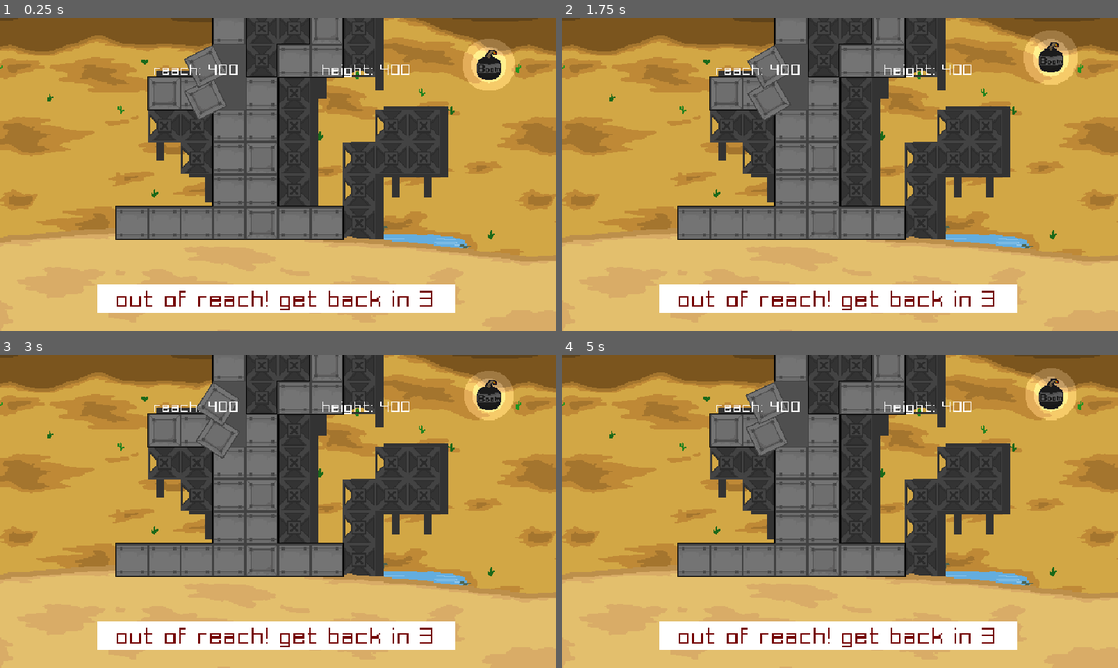
Above: before the commit, frames 1-4 (two rows, left to right).
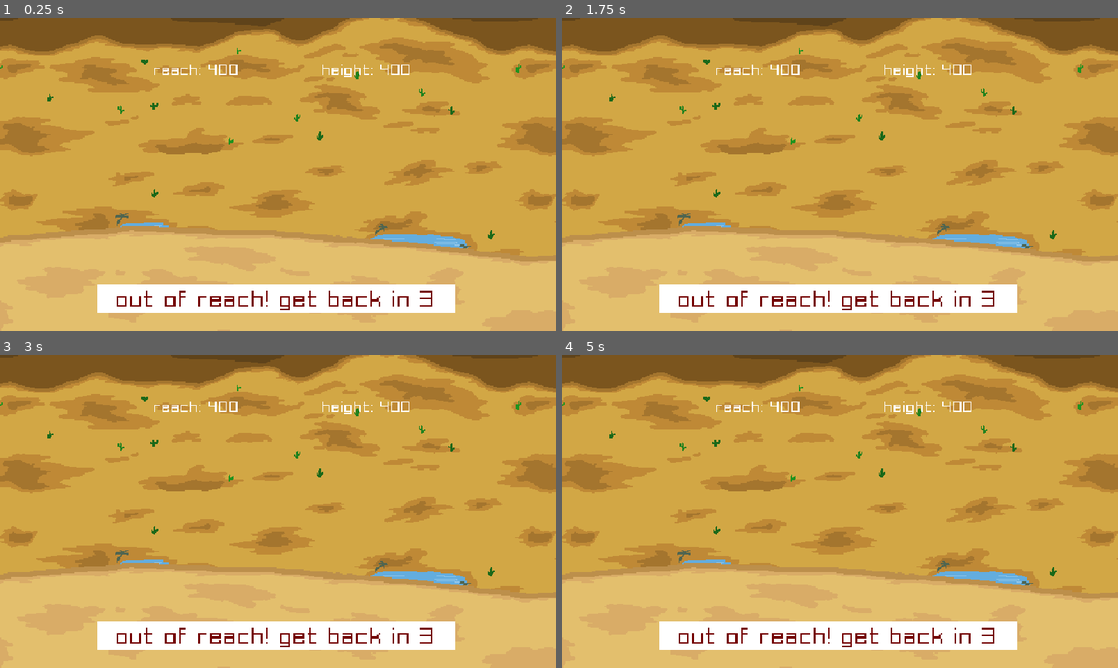
Above: after the commit, the same moments.

Repository: ppaluchowski64/Hackathon-2026
Game: Godot game, scene res://scenes/root/game.tscn
Same seed, same stepped clock (60 frames per second), same inputs: the game is played once before the commit and once after it. This scene is started directly instead of the project's main scene. Sound files missing from this copy of the repository are replaced by a short silence.
Inputs (mouse positions are in pixels of both pictures, inside the frame that each line leads up to):
- Up to frame 1 (0.25 s): no input
- Up to frame 2 (1.75 s): move the mouse to (962, 158) at 0.52 s; click (962, 158) at 0.6 s; move the mouse to (728, 190) at 1.27 s; click (728, 190) at 1.35 s
- Up to frame 3 (3 s): move the mouse to (333, 442) at 2.02 s; right-click (333, 442) at 2.1 s; click (333, 442) at 2.3 s; move the mouse to (250, 574) at 2.77 s; click (250, 574) at 2.85 s
- Up to frame 4 (5 s): move the mouse to (1006, 558) at 3.52 s; click (1006, 558) at 3.6 s; move the mouse to (673, 464) at 4.27 s; right-click (673, 464) at 4.35 s; click (673, 464) at 4.55 s

The runs differ from the first frame. In frame 1, 28% of the frame differs, in the area x 20-93%, y 0-71%; in frame 2, 28%; in frame 3, 28%; in frame 4, 28%.

Commit message:
add game reset and repair faulthy hand movement

Diff:
--- a/project.godot
+++ b/project.godot
@@ -21,6 +21,11 @@
 Fullscreen="*uid://dct1x5n31cpjl"
 NetworkHandler="*uid://c5xj0107gee3s"
 Global="*uid://brfxo57cinqtm"
+SignalBus="*uid://ohnw02jxfc0a"
+
+[debug]
+
+gdscript/warnings/unused_signal=0
 
 [display]
 
--- a/scenes/create_lobby.tscn
+++ b/scenes/create_lobby.tscn
@@ -12,7 +12,6 @@
 anchor_bottom = 1.0
 grow_horizontal = 2
 grow_vertical = 2
-
 theme = ExtResource("2_ts81x")
 
 [node name="Spacer" type="Control" parent="VBoxContainer" unique_id=2058646196]
--- a/scenes/lobby.tscn
+++ b/scenes/lobby.tscn
@@ -1,6 +1,13 @@
 [gd_scene format=3 uid="uid://ce72ern7axing"]
 
 [ext_resource type="Script" uid="uid://brgigkulyxsyh" path="res://scripts/lobby.gd" id="1_o1atq"]
+
+[sub_resource type="StyleBoxFlat" id="StyleBoxFlat_o1atq"]
+bg_color = Color(0.83076954, 0.46120995, 0.63922817, 1)
+corner_radius_top_left = 8
+corner_radius_top_right = 8
+corner_radius_bottom_right = 8
+corner_radius_bottom_left = 8
 
 [node name="Lobby" type="CanvasLayer" unique_id=2054422290]
 script = ExtResource("1_o1atq")
@@ -20,4 +27,8 @@
 custom_minimum_size = Vector2(200, 45)
 layout_mode = 2
 size_flags_horizontal = 4
+theme_override_styles/normal = SubResource("StyleBoxFlat_o1atq")
+theme_override_styles/normal_mirrored = SubResource("StyleBoxFlat_o1atq")
+theme_override_styles/pressed = SubResource("StyleBoxFlat_o1atq")
+theme_override_styles/hover = SubResource("StyleBoxFlat_o1atq")
 text = "Start the Game"
--- a/scenes/root/game.tscn
+++ b/scenes/root/game.tscn
@@ -244,9 +244,9 @@
 toggle_mode = true
 text = "use item on"
 
-[node name="AudioStreamPlayer" type="AudioStreamPlayer" parent="." unique_id=248460320]
+[node name="MusicPlayer" type="AudioStreamPlayer" parent="." unique_id=248460320]
 stream = ExtResource("14_l77qo")
-autoplay = true
+volume_db = -28.61
 
 [node name="Button" parent="." unique_id=1513311356 instance=ExtResource("17_sh5j3")]
 position = Vector2(0, -950)
--- a/scripts/arm_collectable_draw.gd
+++ b/scripts/arm_collectable_draw.gd
@@ -8,11 +8,11 @@
 	if player.collectable == -1:
 		return
 
-	draw_line(Vector2(8, 5).rotated(player.global_rotation), player.collectable_sprite.global_position - player.position, Color("#000000"), 10)
-	draw_line(Vector2(8, 5).rotated(player.global_rotation), player.collectable_sprite.global_position - player.position, Color("#8a423a"), 8)
+	draw_line(Vector2(8, 5).rotated(player.global_rotation), player.collectable_sprite.global_position - player.global_position, Color("#000000"), 10)
+	draw_line(Vector2(8, 5).rotated(player.global_rotation), player.collectable_sprite.global_position - player.global_position, Color("#8a423a"), 8)
 
-	var rot: float = (Vector2(8, 5).rotated(player.global_rotation) - (player.collectable_sprite.global_position - player.position)).angle() - PI / 2
-	draw_set_transform(player.collectable_sprite.global_position - player.position, rot)
+	var rot: float = (Vector2(8, 5).rotated(player.global_rotation) - (player.collectable_sprite.global_position - player.global_position)).angle() - PI / 2
+	draw_set_transform(player.collectable_sprite.global_position - player.global_position, rot)
 	draw_texture(texture, -texture.get_size() / 2)
 	draw_set_transform(Vector2.ZERO)
 
--- a/scripts/arm_draw.gd
+++ b/scripts/arm_draw.gd
@@ -8,11 +8,11 @@
 	if not player.is_grappling:
 		return
 
-	draw_line(Vector2(-8, 5).rotated(player.global_rotation), player.grapple_pos - player.position, Color("#000000"), 10)
-	draw_line(Vector2(-8, 5).rotated(player.global_rotation), player.grapple_pos - player.position, Color("#8a423a"), 8)
+	draw_line(Vector2(-8, 5).rotated(player.global_rotation), player.grapple_pos - player.global_position, Color("#000000"), 10)
+	draw_line(Vector2(-8, 5).rotated(player.global_rotation), player.grapple_pos - player.global_position, Color("#8a423a"), 8)
 
-	var rot: float = (Vector2(-8, 5).rotated(player.global_rotation) - (player.grapple_pos - player.position)).angle() - PI / 2
-	draw_set_transform(player.grapple_pos - player.position, rot)
+	var rot: float = (Vector2(-8, 5).rotated(player.global_rotation) - (player.grapple_pos - player.global_position)).angle() - PI / 2
+	draw_set_transform(player.grapple_pos - player.global_position, rot)
 	draw_texture(texture, -texture.get_size() / 2)
 	draw_set_transform(Vector2.ZERO)
 
--- a/scripts/button.gd
+++ b/scripts/button.gd
@@ -4,4 +4,5 @@
 	if not body is Player:
 		return
 
-	get_tree().call_deferred("reload_current_scene")
+	Global.game_started = false
+	NetworkHandler.rpc_id(1, "request_restart_match")
--- a/scripts/create_lobby.gd
+++ b/scripts/create_lobby.gd
@@ -15,12 +15,9 @@
 func _on_create_lobby_button_pressed() -> void:
 	NetworkHandler.create_lobby(lobby_name_input.text.strip_edges())
 
-func _on_join_lobby_result(success: bool, message: String) -> void:
-	print("result:", success)
+func _on_join_lobby_result(success: bool, _message: String) -> void:
 	if success and is_inside_tree():
 		get_tree().change_scene_to_file("res://scenes/root/game.tscn")
-	else:
-		push_warning(message)
 
 func _on_go_back_button_pressed() -> void:
 	get_tree().change_scene_to_file("res://scenes/main_menu.tscn")
--- a/scripts/game.gd
+++ b/scripts/game.gd
@@ -10,37 +10,37 @@
 
 @onready var spawn_points: Array[Node] = get_spawn_points()
 
+@onready var music_player: AudioStreamPlayer = $MusicPlayer
+
 @onready var start_button: Button = $Lobby/VBoxContainer/StartGameButton
 
-var game_started: bool = false
 var spawned_players: Dictionary = {}
+var dead_players: Dictionary = {}
 
 func _ready() -> void:
 	tilemap.clear()
 
-	for i in range(3):
-		var origin_pos := Vector2i(-5, -8 - 10 * i)
-		var pattern_idx: int = randi_range(0, tilemap.tile_set.get_patterns_count() - 1)
-		var pattern: TileMapPattern = tilemap.tile_set.get_pattern(pattern_idx)
-
-		tilemap.set_pattern(origin_pos, pattern)
-
-	collectables.spawn(tilemap)
-
 	NetworkHandler.lobby_updated.connect(_on_lobby_updated)
 	NetworkHandler.game_started.connect(_on_game_started)
+	NetworkHandler.level_seed_ready.connect(_on_level_seed_ready)
 
 	_on_lobby_updated(NetworkHandler.peer_ids, NetworkHandler.player_names)
+
+	if NetworkHandler.local_world_seed != 0:
+		_on_level_seed_ready(NetworkHandler.local_world_seed)
 
 func _exit_tree() -> void:
 	if NetworkHandler.lobby_updated.is_connected(_on_lobby_updated):
 		NetworkHandler.lobby_updated.disconnect(_on_lobby_updated)
 	if NetworkHandler.game_started.is_connected(_on_game_started):
 		NetworkHandler.game_started.disconnect(_on_game_started)
+	if NetworkHandler.level_seed_ready.is_connected(_on_level_seed_ready):
+		NetworkHandler.level_seed_ready.disconnect(_on_level_seed_ready)
 
 func _physics_process(delta: float) -> void:
-	if not game_started:
+	if not Global.game_started:
 		return
+
 	camera.offset.y -= 30 * delta
 
 func get_spawn_points() -> Array[Node]:
@@ -50,10 +50,14 @@
 	return group_node.get_children()
 
 func _sync_host_start_button() -> void:
-	var should_have_button: bool = NetworkHandler.is_lobby_host() and not game_started
+	var should_have_button: bool = NetworkHandler.is_lobby_host() and not Global.game_started
 	start_button.visible = should_have_button
 	if should_have_button:
-		start_button.pressed.connect(_on_start_button_pressed)
+		if not start_button.pressed.is_connected(_on_start_button_pressed):
+			start_button.pressed.connect(_on_start_button_pressed)
+	else:
+		if start_button.pressed.is_connected(_on_start_button_pressed):
+			start_button.pressed.disconnect(_on_start_button_pressed)
 
 func _on_lobby_updated(peer_ids: Array, player_names: Dictionary) -> void:
 	_sync_host_start_button()
@@ -69,15 +73,18 @@
 		var spawn_point: Marker2D = spawn_points[i]
 		var player_name: String = player_names.get(peer_id, "Player")
 
-		var player_instance: Node
+		var player_instance: Player
 		if spawned_players.has(peer_id) and is_instance_valid(spawned_players[peer_id]):
 			player_instance = spawned_players[peer_id]
 		else:
 			player_instance = player_scene.instantiate()
 			player_instance.name = str(peer_id)
 			player_instance.set_multiplayer_authority(peer_id)
+
 			if player_instance is RigidBody2D:
-				player_instance.freeze = true
+				player_instance.set_deferred("freeze", true)
+
+			player_instance.player_died.connect(_on_player_died)
 
 			var sync := player_instance.get_node_or_null("MultiplayerSynchronizer") as MultiplayerSynchronizer
 			if sync:
@@ -95,14 +102,79 @@
 		if "player_nickname" in player_instance:
 			player_instance.player_nickname = player_name
 
+func _on_level_seed_ready(world_seed: int) -> void:
+	Global.game_started = false
+	dead_players.clear()
+	# clear_spawned_collectables()
+	generate_level(world_seed)
+
+	if camera:
+		camera.offset = Vector2.ZERO
+
+	if start_button:
+		start_button.disabled = false
+
+	if lobby:
+		lobby.visible = true
+
+	_sync_host_start_button()
+
+	for player_instance in spawned_players.values():
+		if is_instance_valid(player_instance):
+			player_instance.visible = true
+			if player_instance is RigidBody2D:
+				player_instance.set_deferred("freeze", true)
+				player_instance.linear_velocity = Vector2.ZERO
+				player_instance.angular_velocity = 0.0
+				player_instance.position = Vector2.ZERO
+
 func _on_start_button_pressed() -> void:
 	start_button.disabled = true
-	lobby.visible = false
+	NetworkHandler.start_game()
+
+func _on_player_died(peer_id: int) -> void:
+	dead_players[peer_id] = true
+
+	if spawned_players.has(peer_id) and is_instance_valid(spawned_players[peer_id]):
+		var dead_player: Player = spawned_players[peer_id]
+		dead_player.visible = false
+		if dead_player is RigidBody2D:
+			dead_player.set_deferred("freeze", true)
+
+	if peer_id == multiplayer.get_unique_id():
+		NetworkHandler.rpc_id(1, "report_player_died")
+
+func generate_level(world_seed: int) -> void:
+	var rng = RandomNumberGenerator.new()
+	rng.seed = world_seed
+
+	tilemap.clear()
+
+	var pattern_count: int = tilemap.tile_set.get_patterns_count()
+	if pattern_count > 0:
+		for i in range(3):
+			var origin_pos := Vector2i(-5, -8 - 10 * i)
+			var pattern_idx: int = rng.randi_range(0, tilemap.tile_set.get_patterns_count() - 1)
+			var pattern: TileMapPattern = tilemap.tile_set.get_pattern(pattern_idx)
+
+			tilemap.set_pattern(origin_pos, pattern)
+
+	if collectables and collectables.has_method("spawn"):
+		collectables.spawn(tilemap)
+
+func _on_game_started() -> void:
+	Global.game_started = true
+	music_player.play()
+
+	if lobby:
+		lobby.visible = false
+
+	_sync_host_start_button()
+
+	for peer_id in spawned_players.keys():
+		if peer_id == multiplayer.get_unique_id():
+			SignalBus.setup_player.emit(spawned_players[peer_id])
+
 	for player_instance in spawned_players.values():
 		if is_instance_valid(player_instance) and player_instance is RigidBody2D:
 			player_instance.freeze = false
-
-	NetworkHandler.start_game()
-
-func _on_game_started() -> void:
-	game_started = true
--- a/scripts/global/global.gd
+++ b/scripts/global/global.gd
@@ -2,6 +2,8 @@
 
 @onready var story_sprite: Sprite2D = get_tree().get_first_node_in_group("story")
 @onready var story_rect: ColorRect = get_tree().get_first_node_in_group("story_rect")
+
+var game_started: bool = false
 
 func _ready() -> void:
 	process_mode = Node.PROCESS_MODE_ALWAYS
--- /dev/null
+++ b/scripts/global/signal_bus.gd
@@ -0,0 +1,3 @@
+extends Node
+
+signal setup_player(player: Player)
--- a/scripts/network_handler.gd
+++ b/scripts/network_handler.gd
@@ -3,6 +3,7 @@
 signal lobby_list_received(lobby_list: Array)
 signal join_lobby_result(success: bool, message: String)
 signal lobby_updated(peers: Array, names: Dictionary)
+signal level_seed_ready(world_seed: int)
 signal game_started
 
 var multiplayer_peer = ENetMultiplayerPeer.new()
@@ -18,6 +19,8 @@
 var local_room_id: String = ""
 var peer_ids: Array[int] = []
 var player_names: Dictionary = {}
+
+var local_world_seed: int = 0
 
 var local_nickname: String
 
@@ -77,17 +80,19 @@
 	rooms[room_id] = {
 		"name": clean_name,
 		"peers": [],
+		"dead_peers": [],
 		"names": {},
 		"in_game": false,
-		"match_node": null
+		"match_node": null,
+		"seed": randi()
 	}
 
 	var room = rooms[room_id]
 
 	add_peer_to_room(sender_id, room_id, clean_nick)
-	print("join lobby response")
 
 	rpc_id(sender_id, "join_lobby_response", true, "Lobby created!", room_id, room["peers"], room["names"])
+	rpc_id(sender_id, "receive_level_seed", int(room["seed"]))
 	broadcast_lobby_list()
 
 func build_lobby_list() -> Array:
@@ -149,10 +154,12 @@
 
 	var clean_nick := nickname.strip_edges().left(20)
 	if clean_nick.is_empty():
-		clean_nick = "Player_%d" % sender_id
+		clean_nick = "Player_%d" % int(str(sender_id).left(2))
 
 	add_peer_to_room(sender_id, room_id, clean_nick)
 	rpc_id(sender_id, "join_lobby_response", true, "joined!", room_id, room["peers"], room["names"])
+
+	rpc_id(sender_id, "receive_level_seed", int(room["seed"]))
 
 	for existing_peer in room["peers"]:
 		if existing_peer != sender_id:
@@ -176,7 +183,88 @@
 	join_lobby_result.emit(success, msg)
 
 @rpc("any_peer", "reliable")
+func report_player_died() -> void:
+	if not multiplayer.is_server():
+		return
+
+	var sender_id: int = multiplayer.get_remote_sender_id()
+
+	if not peer_to_room.has(sender_id):
+		return
+
+	var room_id: String = peer_to_room[sender_id]
+
+	if not rooms.has(room_id):
+		return
+
+	var room = rooms[room_id]
+
+	if not room.has("dead_peers"):
+		room["dead_peers"] = []
+
+	if sender_id not in room["dead_peers"]:
+		room["dead_peers"].append(sender_id)
+
+	if not room["peers"].is_empty() and room["dead_peers"].size() >= room["peers"].size():
+		restart_room_match(room)
+
+@rpc("any_peer", "reliable")
+func request_restart_match() -> void:
+	if not multiplayer.is_server():
+		return
+
+	var sender_id: int = multiplayer.get_remote_sender_id()
+	if not peer_to_room.has(sender_id):
+		return
+
+	var room_id: String = peer_to_room[sender_id]
+	var room = rooms[room_id]
+
+	if room == null:
+		return
+
+	restart_room_match(room)
+
+func restart_room_match(room: Dictionary) -> void:
+	room["dead_peers"].clear()
+	room["seed"] = randi()
+	room["in_game"] = false
+	broadcast_lobby_list()
+
+	for peer_id in room["peers"]:
+		rpc_id(peer_id, "receive_level_seed", int(room["seed"]))
+
+@rpc("authority", "reliable")
+func receive_level_seed(world_seed: int) -> void:
+	local_world_seed = world_seed
+	level_seed_ready.emit(world_seed)
+
+@rpc("any_peer", "reliable")
 func request_start_game() -> void:
+	if not multiplayer.is_server():
+		return
+
+	var sender_id: int = multiplayer.get_remote_sender_id()
+	var room_id: String = peer_to_room[sender_id]
+	var room = rooms.get(room_id)
+
+	if room == null:
+		return
+
+	if room["peers"].is_empty() or room["peers"][0] != sender_id:
+		return
+
+	if room.has("dead_peers"):
+		room["dead_peers"].clear()
+
+	room["in_game"] = true
+	broadcast_lobby_list()
+
+	for peer_id in room["peers"]:
+		rpc_id(peer_id, "receive_game_started")
+
+@rpc("authority", "reliable")
+func receive_game_started() -> void:
 	game_started.emit()
 
 func add_peer_to_room(peer_id: int, room_id: String, nickname: String) -> void:
--- a/scripts/player.gd
+++ b/scripts/player.gd
@@ -1,5 +1,7 @@
 extends RigidBody2D
 class_name Player
+
+signal player_died(peer_id: int)
 
 @onready var grapple: Area2D = $Grapple
 var is_grappling: bool = false
@@ -82,7 +84,14 @@
 	sprite.frame = 0
 
 func _physics_process(delta: float) -> void:
-	if not get_multiplayer_authority():
+	if not is_multiplayer_authority():
+		return
+
+	print(danger_timer.time_left)
+
+	if freeze or not Global.game_started:
+		if danger_timer and not danger_timer.is_stopped():
+			danger_timer.stop()
 		return
 
 	grapple.global_rotation = 0
@@ -93,11 +102,12 @@
 
 	height += delta * 10
 
-	if global_position.distance_squared_to(camera.offset) > 250 ** 2 and global_position.y > camera.offset.y - 250:
-		if danger_timer.is_stopped():
-			danger_timer.start()
-	else:
-		danger_timer.stop()
+	if camera and danger_timer:
+		if global_position.distance_squared_to(camera.offset) > 250 ** 2 and global_position.y > camera.offset.y - 250:
+			if danger_timer.is_stopped():
+				danger_timer.start()
+		else:
+			danger_timer.stop()
 
 	if is_grappling:
 		grapple.global_position = grapple_pos
@@ -166,8 +176,6 @@
 	force -= collectable_vel * damping
 
 	collectable_vel += force * delta
-	collectable_sprite.global_position += collectable_vel * delta
-
 	collectable_sprite.global_position += collectable_vel
 
 	if collectable == -1:
@@ -177,7 +185,13 @@
 		collectable_sprite.visible = true
 
 func _on_danger_timer_timeout() -> void:
-	get_tree().call_deferred("reload_current_scene")
+	if danger_timer and not danger_timer.is_stopped():
+		danger_timer.stop()
+	is_grappling = false
+	visible = false
+	set_deferred("freeze", true)
+
+	player_died.emit(multiplayer.get_unique_id())
 
 @export var mobile_button: Button
 var mobile_use_collectable: bool = false
--- a/scripts/stamina_bar.gd
+++ b/scripts/stamina_bar.gd
@@ -3,6 +3,11 @@
 @export var player: Player
 var size := Vector2(400, 50)
 var sub_size := Vector2(350, 20)
+
+func _ready() -> void:
+	SignalBus.setup_player.connect(func(passed_player: Player):
+		player = passed_player
+	)
 
 func _draw() -> void:
 	if not player:
--- a/scripts/ui.gd
+++ b/scripts/ui.gd
@@ -6,6 +6,11 @@
 @onready var height_label: Label = $HeightLabel
 @onready var color_rect: ColorRect = $ColorRect
 @onready var notion_label: Label = $ColorRect/NotionLabel
+
+func _ready() -> void:
+	SignalBus.setup_player.connect(func(passed_player: Player):
+		player = passed_player
+	)
 
 func _physics_process(_delta: float) -> void:
 	if not player:
Not shown, added: scripts/global/signal_bus.gd.uid
